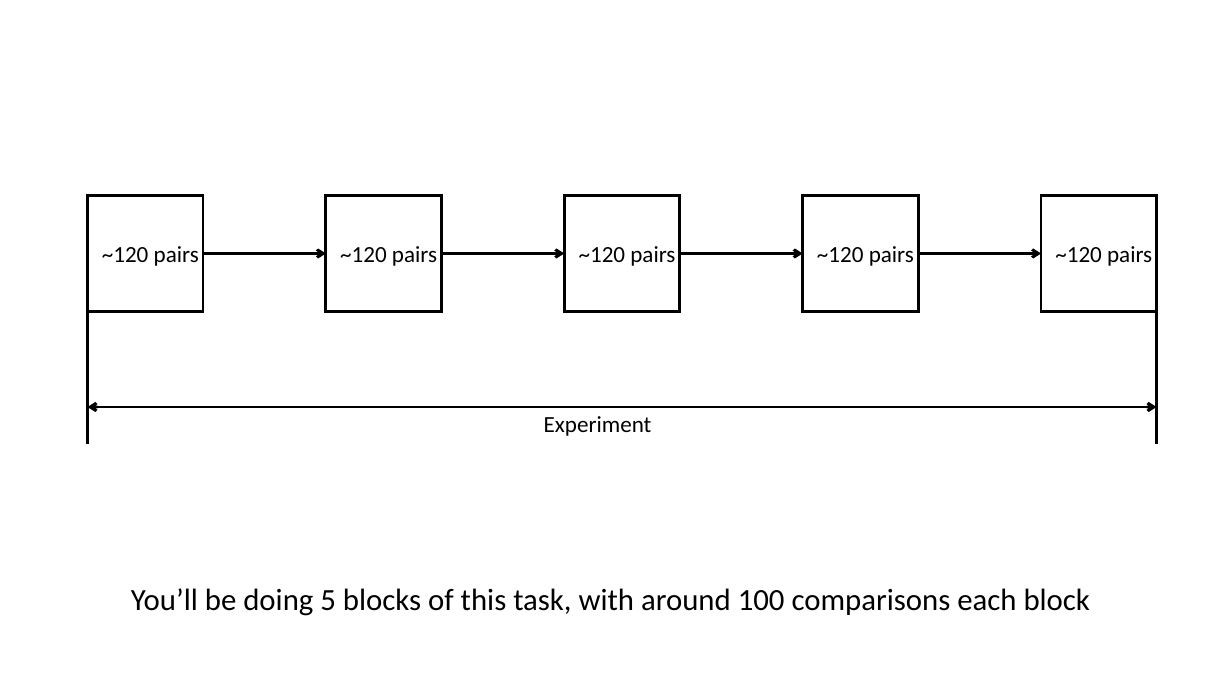
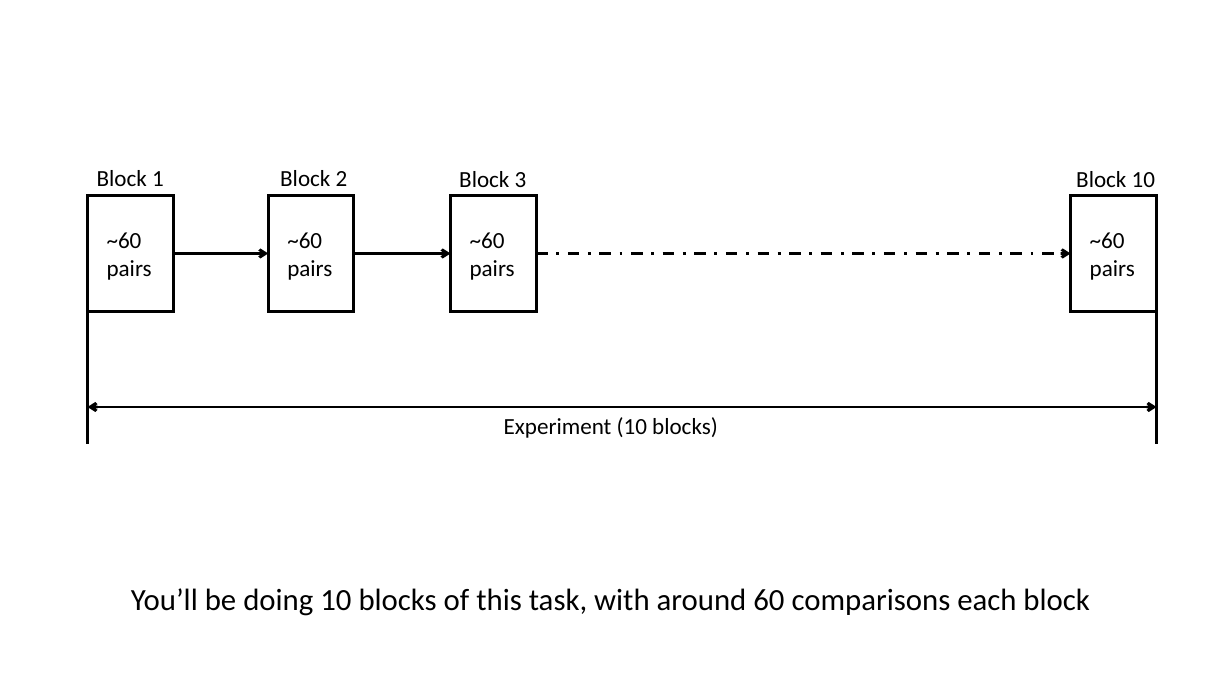
Before and after one commit to CogWorks/Zoid_ID, a slide deck: slide 32 of instructions_animation.pptx. Drawn at 1232x693 pixels with LibreOffice and Linux fonts; fonts in the diff are those of the drawing. Boxes give left, top, right and bottom in pixels: in the first picture for what was removed or moved away, otherwise in the second. Text is boxed around its words. In the diff, an @@ line names an element or a change of style, - is before the commit and + after.

```diff
--- a/instructions_animation.pptx
+++ b/instructions_animation.pptx
@@ text added at [97, 170, 164, 186], 18 pt, text #000000 @@
+Block 1
@@ text added at [280, 170, 348, 186], 18 pt, text #000000 @@
+Block 2
@@ text added at [459, 171, 527, 187], 18 pt, text #000000 @@
+Block 3
@@ text added at [1076, 171, 1155, 187], 18 pt, text #000000 @@
+Block 10
@@ rectangle: place and size @@
-rectangle at [88, 196, 203, 311]
+rectangle at [88, 196, 174, 311]
@@ rectangle: place and size @@
-rectangle at [326, 196, 442, 311]
+rectangle at [268, 196, 354, 311]
@@ rectangle: place and size @@
-rectangle at [565, 196, 680, 311]
+rectangle at [451, 196, 537, 311]
@@ rectangle removed at [803, 196, 919, 311] @@
@@ rectangle: place and size @@
-rectangle at [1042, 196, 1157, 311]
+rectangle at [1071, 196, 1157, 311]
@@ text at [107, 232, 152, 280]: text changed @@
-~120 pairs
+~60
+pairs
@@ text at [287, 232, 332, 280]: text changed @@
-~120 pairs
+~60
+pairs
@@ text at [470, 232, 515, 280]: text changed @@
-~120 pairs
+~60
+pairs
@@ text at [1090, 232, 1135, 280]: text changed @@
-~120 pairs
+~60
+pairs
@@ arrow moved from (203, 253) - (326, 253) to (174, 253) - (268, 253) @@
@@ arrow moved from (442, 253) - (565, 253) to (354, 253) - (451, 253) @@
@@ arrow added from (536, 253) to (1071, 253), #000000 2.25 pt dashed @@
@@ arrow removed from (680, 253) to (803, 253) @@
@@ text removed at [817, 246, 914, 266] @@
-~120 pairs
@@ arrow removed from (919, 253) to (1042, 253) @@
@@ text at [504, 417, 718, 438]: text changed @@
-Experiment
+Experiment (10 blocks)
@@ text at [131, 588, 1089, 616]: text changed @@
-You’ll be doing 5 blocks of this task, with around 100 comparisons each block
+You’ll be doing 10 blocks of this task, with around 60 comparisons each block
```
Also in this commit, not shown: 3 other slides changed, 1 other file.
